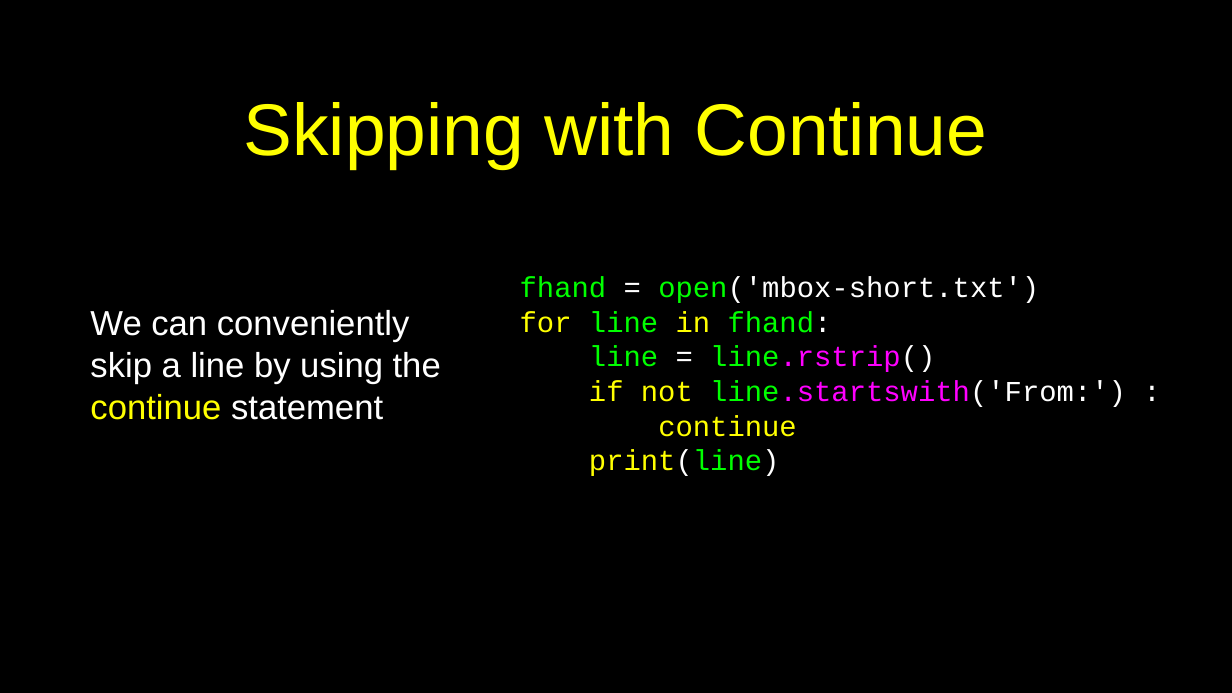
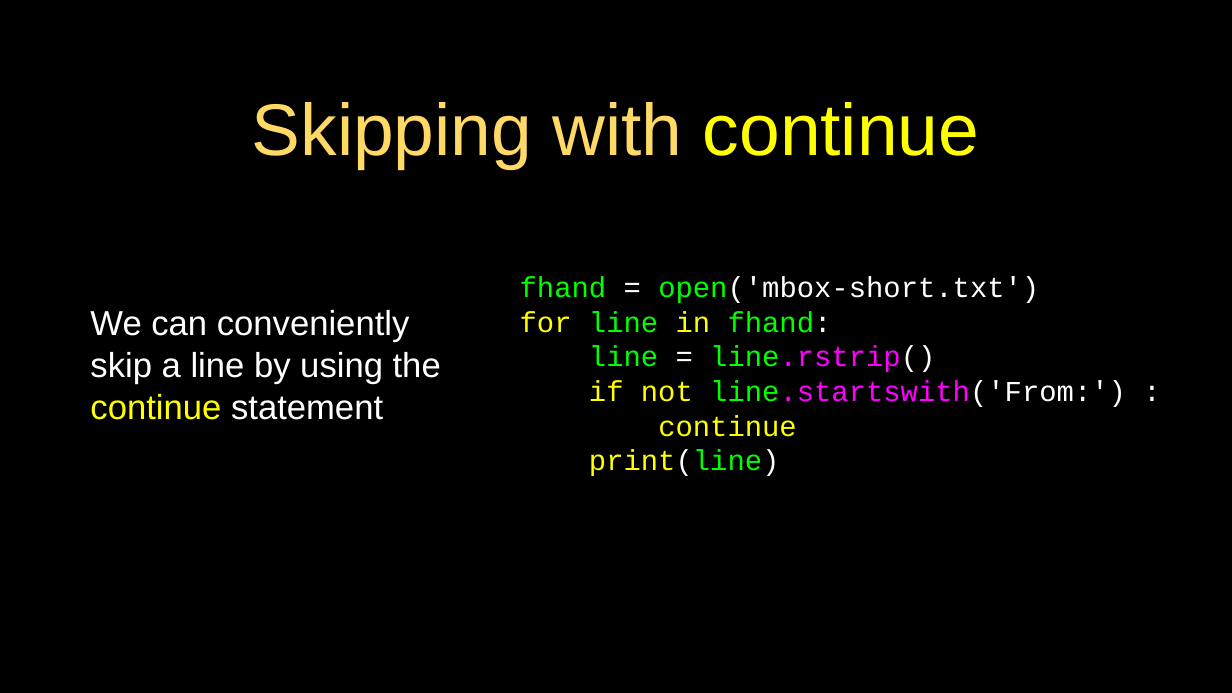
Before and after one commit to csev/py4e, a slide deck: slide 19 of lectures3/Pythonlearn-07-Files.pptx. Drawn at 1232x693 pixels with LibreOffice and Linux fonts; fonts in the diff are those of the drawing. Boxes give left, top, right and bottom in pixels: in the first picture for what was removed or moved away, otherwise in the second. Text is boxed around its words. In the diff, an @@ line names an element or a change of style, - is before the commit and + after.

```diff
--- a/lectures3/Pythonlearn-07-Files.pptx
+++ b/lectures3/Pythonlearn-07-Files.pptx
@@ title at box(252, 102, 979, 169): text changed; text colour #FFFF00 to #FFD966 @@
-Skipping with Continue
+Skipping with continue
```
Also in this commit, not shown: 21 other slides changed, 7 other files.
